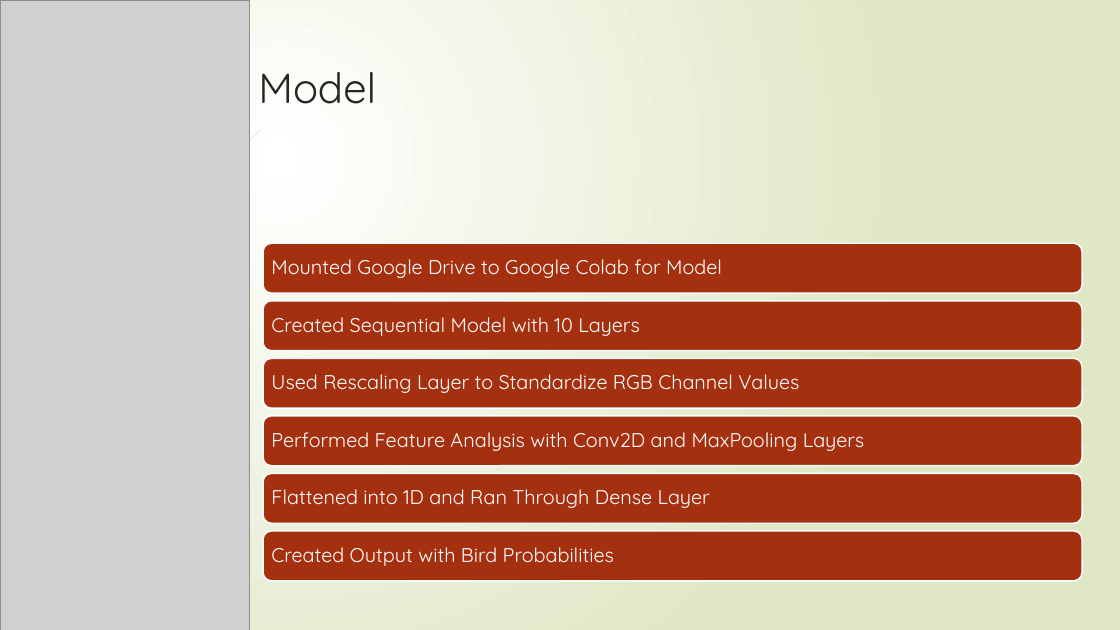
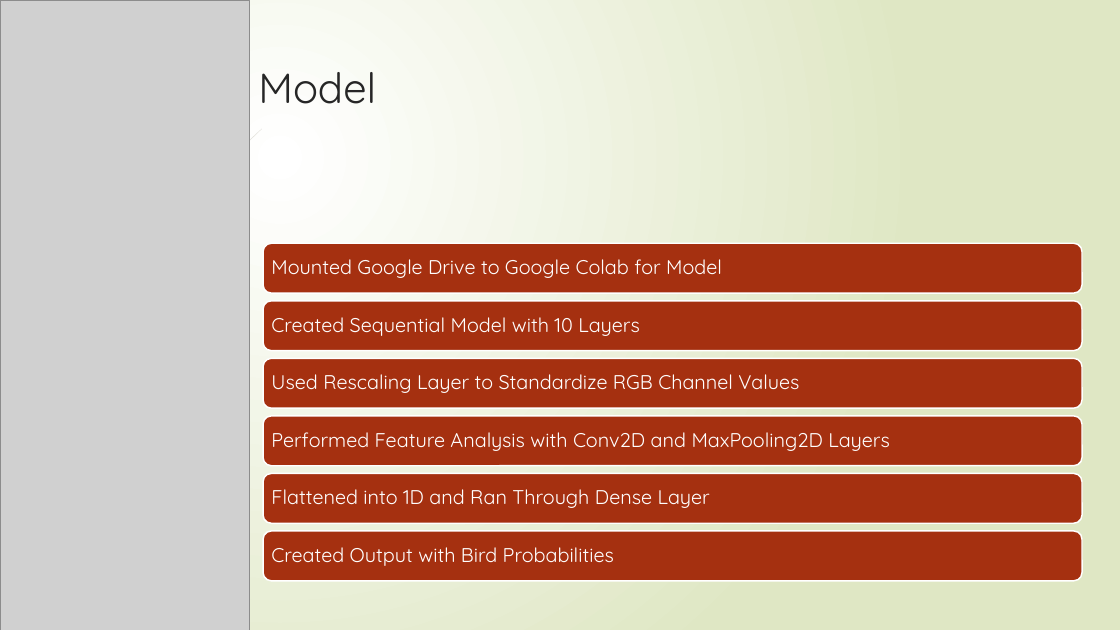
Before and after one commit to CrystalRae90/Machine_Learning_Project, a slide deck: slide 4 of Presentation.pptx. Drawn at 1120x630 pixels with LibreOffice and Linux fonts; fonts in the diff are those of the drawing; grey boxes stand for pictures. Boxes give left, top, right and bottom in pixels: in the first picture for what was removed or moved away, otherwise in the second. Text is boxed around its words. In the diff, an @@ line names an element or a change of style, - is before the commit and + after.

Commit message:
fix

```diff
--- a/Presentation.pptx
+++ b/Presentation.pptx
@@ text at <box>271,432,889,451</box>: text changed @@
-Performed Feature Analysis with Conv2D and MaxPooling Layers
+Performed Feature Analysis with Conv2D and MaxPooling2D Layers
```
